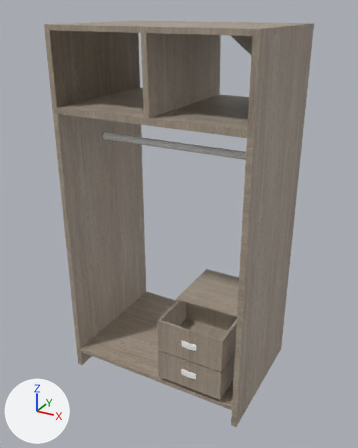
What one commit did to the FBX model Furniture/cupboard1.fbx.
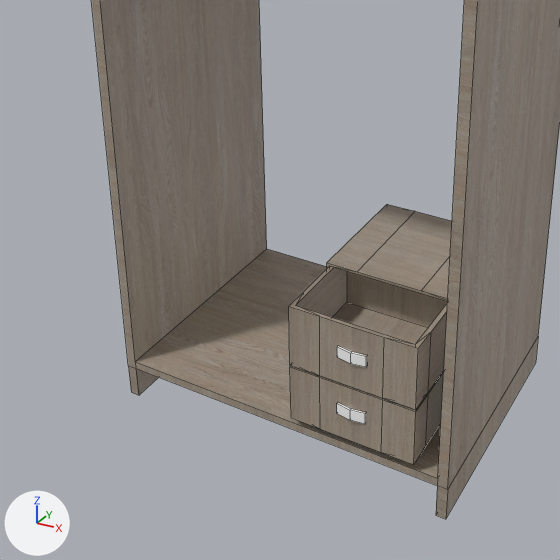
Old and new are each drawn whole from a 50 mm camera at (0.1628, -0.3011, 0.2696) aimed at (-0.0001, -0.005, 0.1216) and again close up on the part from 3% to 82% of the width and 37% to 100% of the height. Every picture has the same lights, and +X, +Y and +Z are marked at lower left. Both versions are drawn at frame 21 of the action 'Take 001'; the numbers are the values there. The close-ups show mesh edges as thin lines.

Before the edit, the objects in view are built like this:
```python
ob_pasted__pasted__pcube4 = bpy.data.objects.new('pasted__pasted__pCube4', me_mesh_006)
ob_pasted__pasted__pcube4.parent = ob_pasted__group2_001
ob_pasted__pasted__pcube4.location = (2.354, 7.96, 4.877)
ob_pasted__pasted__pcube4.scale = (1.14, 0.45, 0.0996)
ob_pasted__pcube3 = bpy.data.objects.new('pasted__pCube3', me_mesh_005)
ob_pasted__pcube3.parent = ob_group5
ob_pasted__pcube3.location = (0.0, 1.741, 2.945)
ob_pasted__pcube3.rotation_euler = (1.571, -0.000813, 0.0)  # degrees (90, 0, 0)
ob_pasted__pcube3.scale = (5.0, 4.16, 5.86)
ob_pcube1 = bpy.data.objects.new('pCube1', me_mesh)
ob_pcube1.location = (0.0, 0.0, 0.1124)
ob_pcube1.rotation_euler = (1.571, 0.0, 0.0)  # degrees (90, 0, 0)
ob_pcube1.scale = (0.142, 0.203, 0.101)
ob_pcube3 = bpy.data.objects.new('pCube3', me_mesh_003)
ob_pcube3.location = (0.0335, -0.0314, 0.0741)
ob_pcube3.rotation_euler = (3.142, 0.0, -0.000813)  # degrees (180, 0, -0)
ob_pcube3.scale = (0.05, 0.0416, 0.0639)
# also in view: 'pCube2' at (0.0333, 0.0033, 0.0401)
```
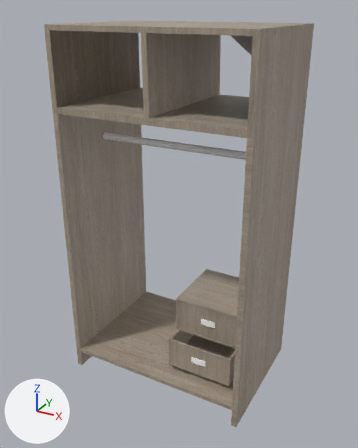
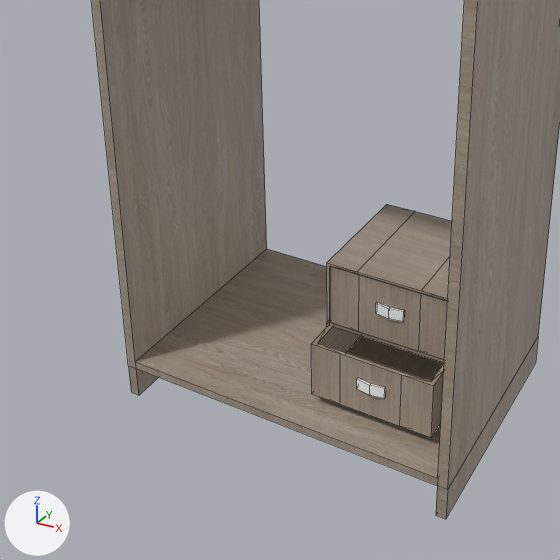
Changed parts and their boxes [x1, y1, x2, y2] in the close-ups (560 x 560 px):
'pCube3', moved: before [289, 266, 447, 410]; after [330, 266, 447, 359]
'pasted__pCube3', moved: before [290, 366, 444, 465]; after [311, 324, 444, 437]
'pasted__pasted__pCube4', moved: before [337, 403, 366, 424]; after [357, 378, 385, 398]

Patch to the scene script:
```diff
--- a/Furniture/cupboard1.fbx.py
+++ b/Furniture/cupboard1.fbx.py
@@ ob_pcube3 @@
 ob_pcube3 = bpy.data.objects.new('pCube3', me_mesh_003)
-ob_pcube3.location = (0.0335, -0.0314, 0.0741)
+ob_pcube3.location = (0.0335, -0.0013, 0.0741)
 ob_pcube3.rotation_euler = (3.142, 0.0, -0.000813)  # degrees (180, 0, -0)
@@ ob_pasted__pasted__pcube4 @@
 ob_pasted__pasted__pcube4.parent = ob_pasted__group2_001
-ob_pasted__pasted__pcube4.location = (2.354, 7.96, 4.877)
+ob_pasted__pasted__pcube4.location = (2.354, 7.96, 3.333)
 ob_pasted__pasted__pcube4.scale = (1.14, 0.45, 0.0996)
@@ ob_pasted__pcube3 @@
 ob_pasted__pcube3.parent = ob_group5
-ob_pasted__pcube3.location = (0.0, 1.741, 2.945)
+ob_pasted__pcube3.location = (0.0, 1.741, 1.401)
 ob_pasted__pcube3.rotation_euler = (1.571, -0.000813, 0.0)  # degrees (90, 0, 0)
```
